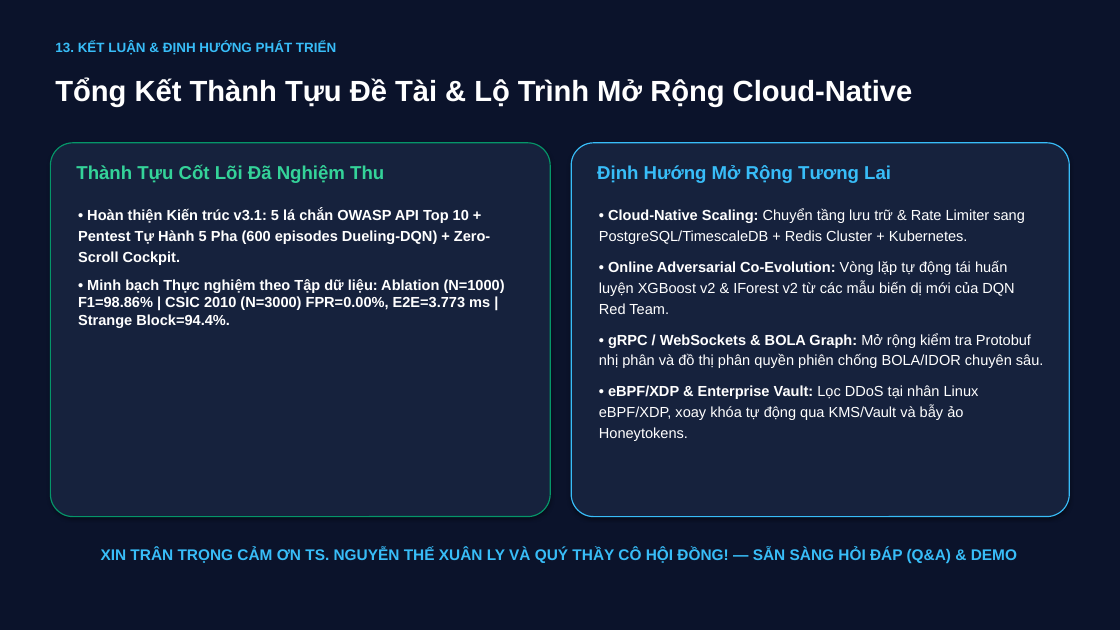
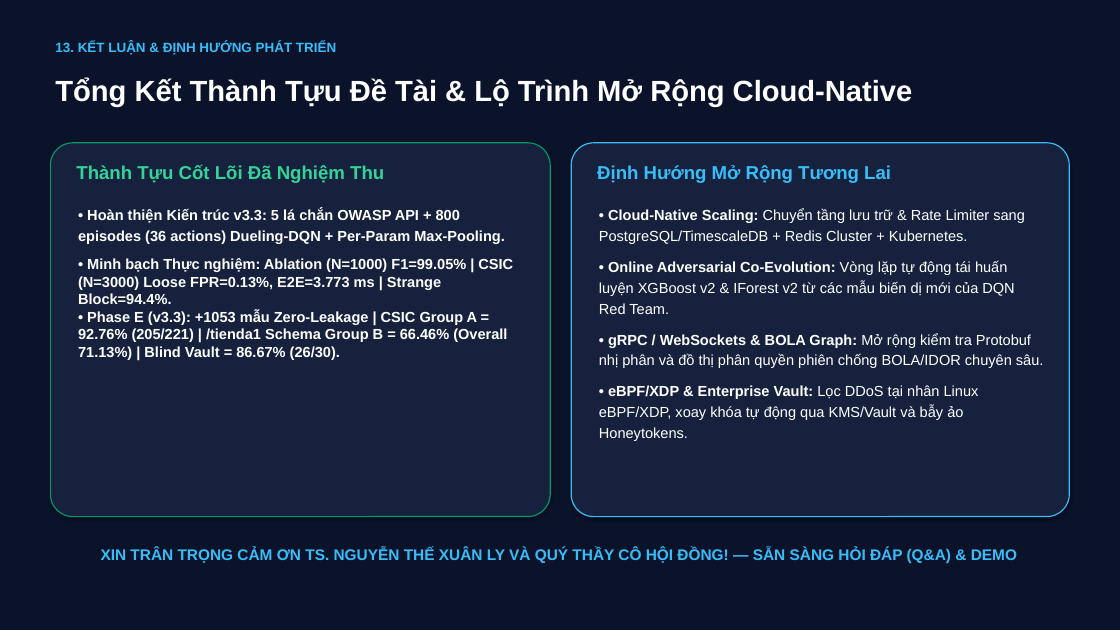
Before and after one commit to vcongggggg/pbl6, a slide deck: slide 14 of docs/reports/PBL6_Academic_Defense_Slides.pptx. Drawn at 1120x630 pixels with LibreOffice and Linux fonts; fonts in the diff are those of the drawing. Boxes give left, top, right and bottom in pixels: in the first picture for what was removed or moved away, otherwise in the second. Text is boxed around its words. In the diff, an @@ line names an element or a change of style, - is before the commit and + after.

Commit message:
feat(v3.3): complete Phase E - 4-stage 36-act live-HTTP DQN, per-param max-pooling, CSIC two-tier + tienda1 schema & blind vault v2

```diff
--- a/docs/reports/PBL6_Academic_Defense_Slides.pptx
+++ b/docs/reports/PBL6_Academic_Defense_Slides.pptx
@@ text at <box>78,209,513,360</box>: text changed @@
-• Hoàn thiện Kiến trúc v3.1: 5 lá chắn OWASP API Top 10 + Pentest Tự Hành 5 Pha (600 episodes Dueling-DQN) + Zero-Scroll Cockpit.
-• Minh bạch Thực nghiệm theo Tập dữ liệu: Ablation (N=1000) F1=98.86% | CSIC 2010 (N=3000) FPR=0.00%, E2E=3.773 ms | Strange Block=94.4%.
+• Hoàn thiện Kiến trúc v3.3: 5 lá chắn OWASP API + 800 episodes (36 actions) Dueling-DQN + Per-Param Max-Pooling.
+• Minh bạch Thực nghiệm: Ablation (N=1000) F1=99.05% | CSIC (N=3000) Loose FPR=0.13%, E2E=3.773 ms | Strange Block=94.4%.
+• Phase E (v3.3): +1053 mẫu Zero-Leakage | CSIC Group A = 92.76% (205/221) | /tienda1 Schema Group B = 66.46% (Overall 71.13%) | Blind Vault = 86.67% (26/30).
```
Also in this commit, not shown: 2 other slides changed, 49 other files.
